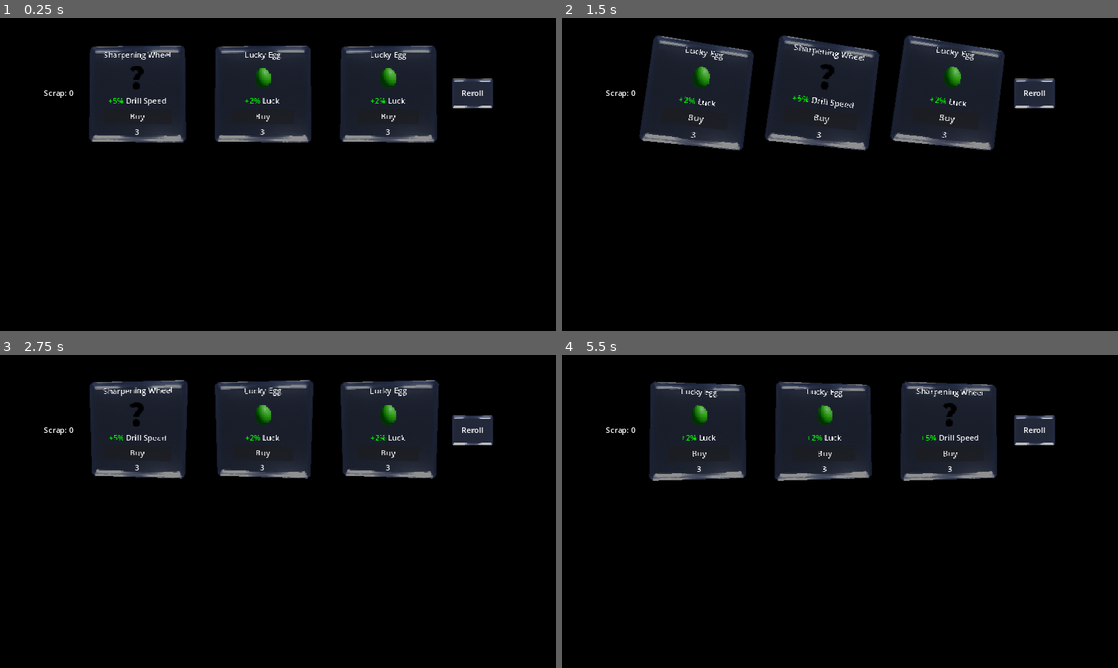
Above: before the commit, frames 1-4 (two rows, left to right).
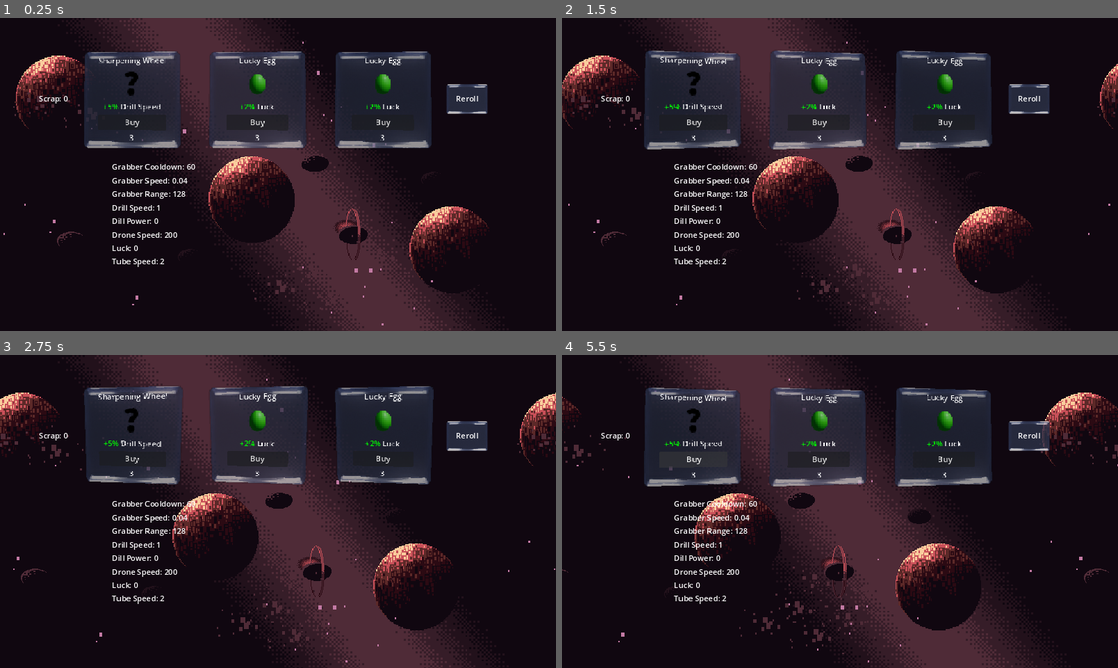
Above: after the commit, the same moments.

Repository: MissionToPsyche-Iridium/iridium_21q_web_game-csu
Game: Godot game, scene res://Scenes/shop.tscn
Two runs of this game, one before a commit and one after it. Both use one fixed random seed, a clock stepped at 60 frames per second and the inputs below. This scene is started directly instead of the project's main scene.
Inputs (mouse positions are in pixels of both pictures, inside the frame that each line leads up to):
- Up to frame 1 (0.25 s): no input
- Up to frame 2 (1.5 s): click "Reroll" at 0.5 s; move the mouse to (962, 158) at 1.27 s; hold D (right) from 1.28 s (still down); tap Space (Leave) at 1.35 s
- Up to frame 3 (2.75 s): move the mouse to (166, 527) at 2.02 s; release D (right) at 2.03 s; hold S (down) from 2.03 s (still down); tap Space (Leave) at 2.1 s
- Up to frame 4 (5.5 s): move the mouse to (895, 442) at 2.77 s; release S (down) at 2.78 s; hold D (right) 2.78-3.53 s; tap Space (Leave) every 0.75 s from 2.85 to 5.1 s; move the mouse to (812, 574) at 3.52 s; hold W (up) 3.53-4.28 s; move the mouse to (1006, 558) at 4.27 s; hold A (left) from 4.28 s (still down); move the mouse to (673, 464) at 5.02 s

The runs differ from the first frame. In frame 1, 35% of the frame differs, in the area x 0-92%, y 0-100%; in frame 2, 34%; in frame 3, 35%; in frame 4, 35%, in the area x 0-100%, y 0-100%.

Commit message:
Added parallax space background

Diff:
--- a/Scenes/shop.tscn
+++ b/Scenes/shop.tscn
@@ -6,6 +6,12 @@
 [ext_resource type="Texture2D" uid="uid://bh8fnunu5quqg" path="res://Assets/glassbutton.png" id="2_jxmp7"]
 [ext_resource type="Texture2D" uid="uid://h3ti1xlu41qa" path="res://Assets/glassbuttonhover.png" id="3_4xjdw"]
 [ext_resource type="Texture2D" uid="uid://blb3o10wcnh4u" path="res://Assets/glassbuttonclick.png" id="3_v6kpu"]
+[ext_resource type="Script" path="res://Scenes/stats_container.gd" id="7_mll3o"]
+[ext_resource type="Texture2D" uid="uid://bt5vhicg0656b" path="res://Scenes/parallax-space-backgound.png" id="8_klcxv"]
+[ext_resource type="Texture2D" uid="uid://cbktu1jvq50se" path="res://Scenes/parallax-space-big-planet.png" id="9_716jn"]
+[ext_resource type="Texture2D" uid="uid://bomdejx3fuilt" path="res://Scenes/parallax-space-far-planets.png" id="10_olqip"]
+[ext_resource type="Texture2D" uid="uid://283y6cu3nw08" path="res://Scenes/parallax-space-ring-planet.png" id="11_tm5u6"]
+[ext_resource type="Texture2D" uid="uid://makw2g6uaqf8" path="res://Scenes/parallax-space-stars.png" id="12_3o4n0"]
 
 [node name="Shop" type="Control"]
 layout_mode = 3
@@ -25,10 +31,10 @@
 anchor_top = 1.0
 anchor_right = 0.5
 anchor_bottom = 1.0
-offset_left = -408.0
-offset_top = -296.0
-offset_right = 368.0
-offset_bottom = -40.0
+offset_left = -496.0
+offset_top = -284.0
+offset_right = 475.0
+offset_bottom = -28.0
 grow_horizontal = 2
 grow_vertical = 0
 
@@ -71,4 +77,70 @@
 horizontal_alignment = 1
 vertical_alignment = 1
 
+[node name="StatsContainer" type="VBoxContainer" parent="."]
+layout_mode = 1
+anchors_preset = 8
+anchor_left = 0.5
+anchor_top = 0.5
+anchor_right = 0.5
+anchor_bottom = 0.5
+offset_left = -344.0
+offset_top = 44.0
+offset_right = 312.0
+offset_bottom = 122.0
+grow_horizontal = 2
+grow_vertical = 2
+script = ExtResource("7_mll3o")
+
+[node name="ParallaxBackground" type="ParallaxBackground" parent="."]
+
+[node name="ParallaxLayer" type="ParallaxLayer" parent="ParallaxBackground"]
+position = Vector2(8, 24)
+motion_scale = Vector2(0, 0)
+
+[node name="Sprite2D" type="Sprite2D" parent="ParallaxBackground/ParallaxLayer"]
+position = Vector2(568, 312)
+scale = Vector2(4.26471, 4.2)
+texture = ExtResource("8_klcxv")
+
+[node name="ParallaxLayer2" type="ParallaxLayer" parent="ParallaxBackground"]
+position = Vector2(32, -40)
+motion_scale = Vector2(0.6, 0.6)
+motion_mirroring = Vector2(1120, 0)
+
+[node name="Sprite2D" type="Sprite2D" parent="ParallaxBackground/ParallaxLayer2"]
+position = Vector2(96, 208)
+scale = Vector2(2.04545, 2.06322)
+texture = ExtResource("9_716jn")
+
+[node name="Sprite2D2" type="Sprite2D" parent="ParallaxBackground/ParallaxLayer2"]
+position = Vector2(496, 416)
+scale = Vector2(2.04545, 2.06322)
+texture = ExtResource("9_716jn")
+
+[node name="Sprite2D3" type="Sprite2D" parent="ParallaxBackground/ParallaxLayer2"]
+position = Vector2(912, 520)
+scale = Vector2(2.04545, 2.06322)
+texture = ExtResource("9_716jn")
+
+[node name="Sprite2D4" type="Sprite2D" parent="ParallaxBackground/ParallaxLayer2"]
+position = Vector2(232, 552)
+scale = Vector2(1.5, 0.95)
+texture = ExtResource("10_olqip")
+
+[node name="Sprite2D5" type="Sprite2D" parent="ParallaxBackground/ParallaxLayer2"]
+position = Vector2(736, 392)
+scale = Vector2(1.5, 0.95)
+texture = ExtResource("10_olqip")
+
+[node name="Sprite2D6" type="Sprite2D" parent="ParallaxBackground/ParallaxLayer2"]
+position = Vector2(703.25, 488)
+scale = Vector2(1.59804, 1)
+texture = ExtResource("11_tm5u6")
+
+[node name="Sprite2D7" type="Sprite2D" parent="ParallaxBackground/ParallaxLayer2"]
+position = Vector2(424, 364)
+scale = Vector2(3.29412, 4.05)
+texture = ExtResource("12_3o4n0")
+
 [connection signal="pressed" from="row/HBoxContainer/Reroll" to="." method="_on_reroll_pressed"]
--- /dev/null
+++ b/Scenes/stats_container.gd
@@ -0,0 +1,19 @@
+extends VBoxContainer
+
+# Function to update the display of drone stats
+func update_stats_display():
+	# Clear existing stats first
+	for child in get_children():
+		child.queue_free()
+
+	# Fetch stats from the Dronestats singleton and display them
+	var stats_dict = Dronestats.get_list_of_stats()
+	for key in stats_dict:
+		var stat_label = Label.new()
+		stat_label.text = str(key) + ": " + str(stats_dict[key])
+		add_child(stat_label)
+
+func _ready():
+	update_stats_display()
+	# Assuming Dronestats is an autoloaded singleton with a 'stats_updated' signal
+	Dronestats.connect("stats_updated", update_stats_display)
--- a/scripts/shop.gd
+++ b/scripts/shop.gd
@@ -2,18 +2,17 @@
 
 @onready var displays: Array = []
 @onready var row: HBoxContainer = $row
+@onready var parallax_layer = $ParallaxBackground/ParallaxLayer
+@onready var parallax_background = $ParallaxBackground
 
 func _ready() -> void:
 	for display in row.get_children():
-		if display.name != "BADOP" and display is SubViewportContainer:	 #Remove the "Dud" Display to fix the juice bug.
+		if display.name != "BADOP" and display is SubViewportContainer:
 			displays.append(display)
 
+	# ✅ Ensure Infinite Looping (Updated for 816x480)
+	parallax_layer.motion_mirroring = Vector2(816, 0)  # Image width now 816px
 
-func _on_reroll_pressed() -> void:
-	#Ask all displays to reroll there item.
-	#TODO add active system and make it reroll.
-	#TODO make reroll respect credits.
-	for display in displays:
-		display.display.display_item(Itemdict.get_random_item_passive())
-		display.on_reroll()
-	pass # Replace with function body.
+func _process(delta):
+
+		parallax_background.scroll_offset.x -= 50 * delta
Binary file added: Scenes/parallax-space-backgound.png
Not shown, added: Scenes/parallax-space-backgound.png.import
Binary file added: Scenes/parallax-space-big-planet.png
Not shown, added: Scenes/parallax-space-big-planet.png.import
Binary file added: Scenes/parallax-space-far-planets.png
Not shown, added: Scenes/parallax-space-far-planets.png.import
Binary file added: Scenes/parallax-space-ring-planet.png
Not shown, added: Scenes/parallax-space-ring-planet.png.import
Binary file added: Scenes/parallax-space-stars.png
Not shown, added: Scenes/parallax-space-stars.png.import
Not shown: 1 places in Scenes/shop.tscn that only renumber resources
